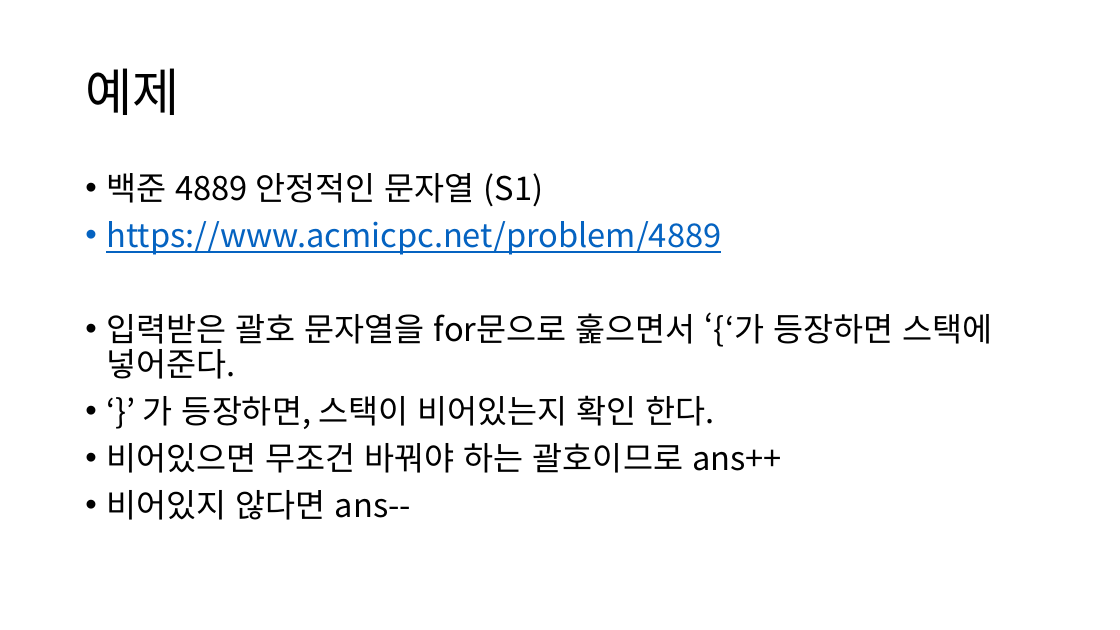
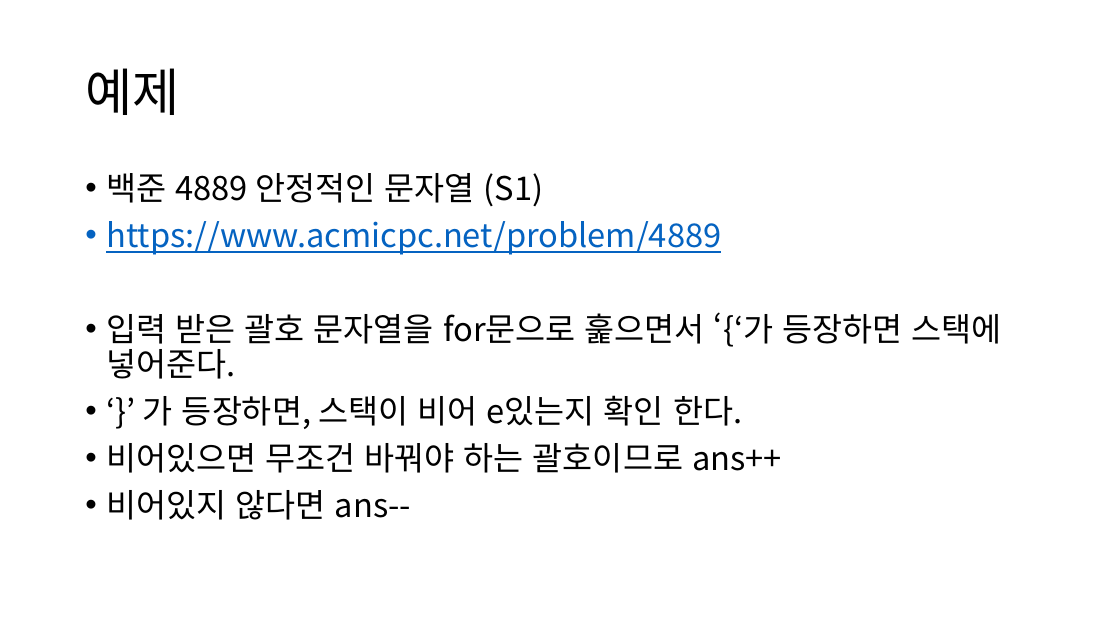
Before and after one commit to quizoverflow/2023_Algorithm_Study, a slide deck: slide 8 of third_week/3주차.pptx. Drawn at 1120x630 pixels with LibreOffice and Linux fonts; fonts in the diff are those of the drawing. Boxes give left, top, right and bottom in pixels: in the first picture for what was removed or moved away, otherwise in the second. Text is boxed around its words. In the diff, an @@ line names an element or a change of style, - is before the commit and + after.

```diff
--- a/third_week/3주차.pptx
+++ b/third_week/3주차.pptx
@@ text at [106,312,1001,429]: text changed @@
-• 입력받은 괄호 문자열을 for문으로 훑으면서 ‘{‘가 등장하면 스택에 넣어준다.
-• ‘}’ 가 등장하면, 스택이 비어있는지 확인 한다.
+• 입력 받은 괄호 문자열을 for문으로 훑으면서 ‘{‘가 등장하면 스택에 넣어준다.
+• ‘}’ 가 등장하면, 스택이 비어 e있는지 확인 한다.
```
Also in this commit, not shown: 1 other slide changed.
